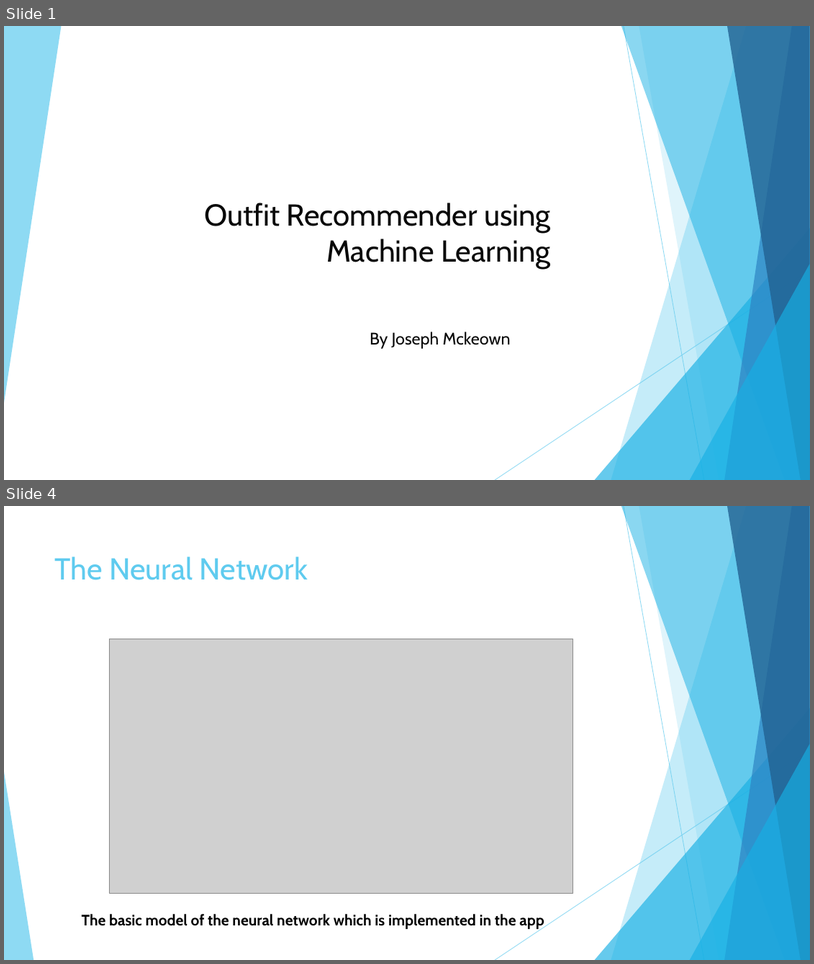
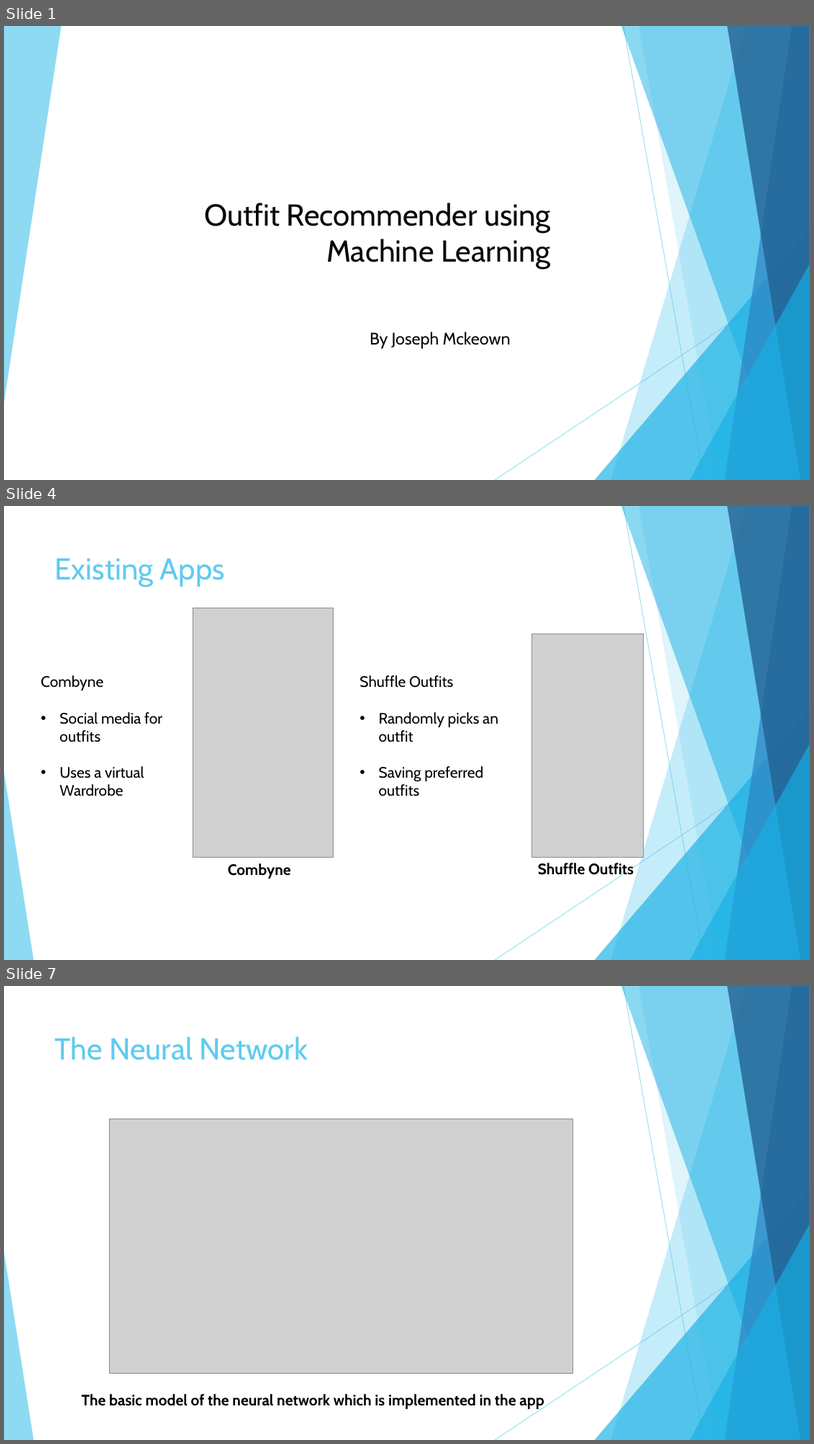
Before and after one commit to kmck712/FYP, a slide deck: porjectPosterThing.pptx. Shown one above the other, each under a label of ours: slides 1 and 4 before the commit, slides 1, 4 and 7 after it; the slides between them are not shown. The pictures are 814x964 and 814x1444 pixels, drawn with LibreOffice and Linux fonts; fonts in the diff are those of the drawing; grey boxes stand for pictures. Boxes give left, top, right and bottom in pixels: in the first picture for what was removed or moved away, otherwise in the second. Text is boxed around its words. In the diff, an @@ line names an element or a change of style, - is before the commit and + after.

```diff
--- a/porjectPosterThing.pptx
+++ b/porjectPosterThing.pptx
@@ slide 4 added at [4,506,810,960], background #FFFFFF; not listed: 10 template elements that a slide beside it also shows @@
@@ title added at [55,558,225,587], 36 pt, text #5FCBEF @@
+Existing Apps
@@ picture added at [193,608,334,857] @@
@@ picture added at [532,633,644,857] @@
@@ text added at [41,675,162,795], 18 pt, text #000000 @@
+Combyne
+• Social media for outfits
+• Uses a virtual Wardrobe
@@ text added at [360,675,499,796], 18 pt, text #000000 @@
+Shuffle Outfits
+• Randomly picks an outfit
+• Saving preferred outfits
@@ text added at [228,863,291,878], 18 pt, text #000000, bold @@
+Combyne
@@ text added at [538,862,634,879], 18 pt, text #000000, bold @@
+Shuffle Outfits
@@ what was slide 4 is now slide 7 @@
```
Also in this commit, not shown: 2 slides changed, 9 other slides added, 2 slides removed, 17 other files.
